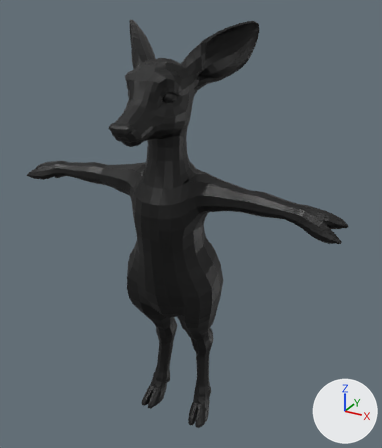
A saved change to the Blender file assets/models/deer/tripo-hand/deer.blend.
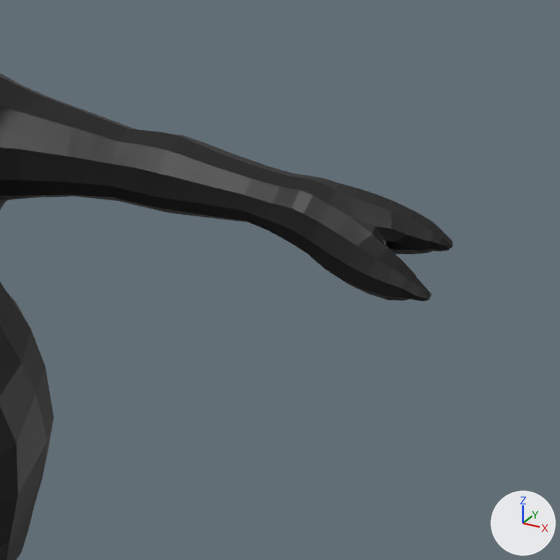
The first picture shows the older version from a 50 mm lens placed at (0.584, -0.964, 1.055), pointed at (0.031, 0.042, 0.552). The close-ups show the older and then the newer version on the part from 54% to 100% of the width and 33% to 73% of the height of that picture. Only the edits that show in the close-ups are written down. Lighting does not change. The marker at lower right points along +X, +Y and +Z.

The older version as bpy lines, for what is in view:
```python
me_deer = bpy.data.meshes.new('deer')
me_deer.from_pydata(...)  # 3746 vertices, 3923 faces, 11 loose edges; spans x -0.399..0.4, y -0.189..0.189, z 0.0..1.0
me_deer.materials.append(mat_fur)
ob_deer = bpy.data.objects.new('deer', me_deer)
ob_deer.location = (0.0, 0.0, 0.0)
```
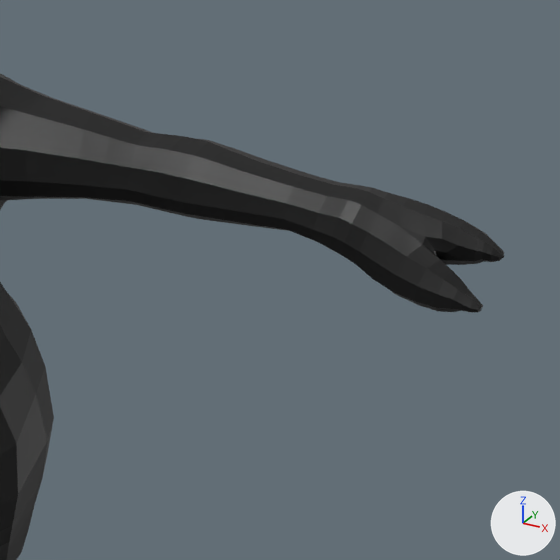
Location of each change, (x1, y1, x2, y2) in pixels of the close-ups (560 x 560 px; the box of a moved part takes in the faces that stretch with it):
'deer', reshaped
    before: (0, 74, 453, 560)
    after: (0, 74, 504, 560)
part 1 of me_deer, moved or reshaped
    before: (8, 94, 453, 301)
    after: (8, 93, 504, 312)

Patch to the scene script:
```diff
--- a/assets/models/deer/tripo-hand/deer.blend.py
+++ b/assets/models/deer/tripo-hand/deer.blend.py
@@ me_deer @@
 # used by ob_deer; location = (0.0, 0.0, 0.0)
-me_deer.from_pydata(...)  # 3746 vertices, 3923 faces, 11 loose edges; spans x -0.399..0.4, y -0.189..0.189, z 0.0..1.0
+me_deer.from_pydata(...)  # 3746 vertices, 3923 faces, 11 loose edges; spans x -0.43..0.431, y -0.189..0.189, z 0.0..1.0
+# me_deer part 1: 408 of 3746 vertices moved; they spanned x 0.098..0.4, y -0.038..0.046, z 0.61..0.685 and now span x 0.099..0.431, y -0.039..0.046, z 0.61..0.685; mean shift (0.024, -0.001, 0.0); largest move (0.348, -0.013, 0.615) -> (0.378, -0.014, 0.615)
+# other edits to the shape of me_deer do not show in these pictures
 me_deer.materials.append(mat_fur)
```
